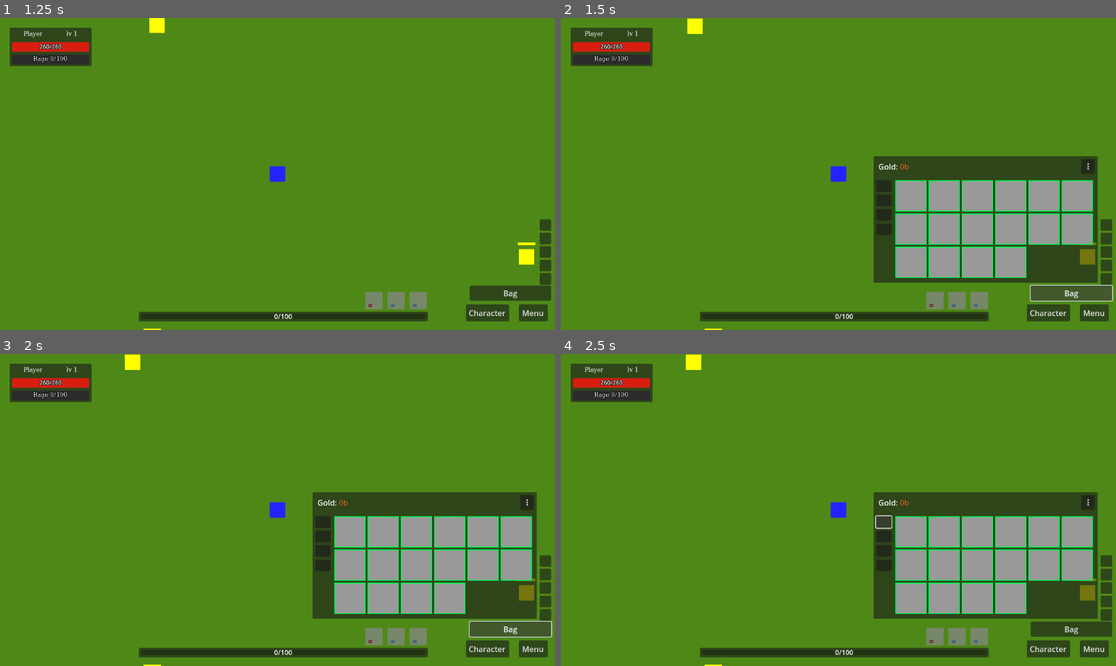
Above: before the commit, frames 1-4 (two rows, left to right).
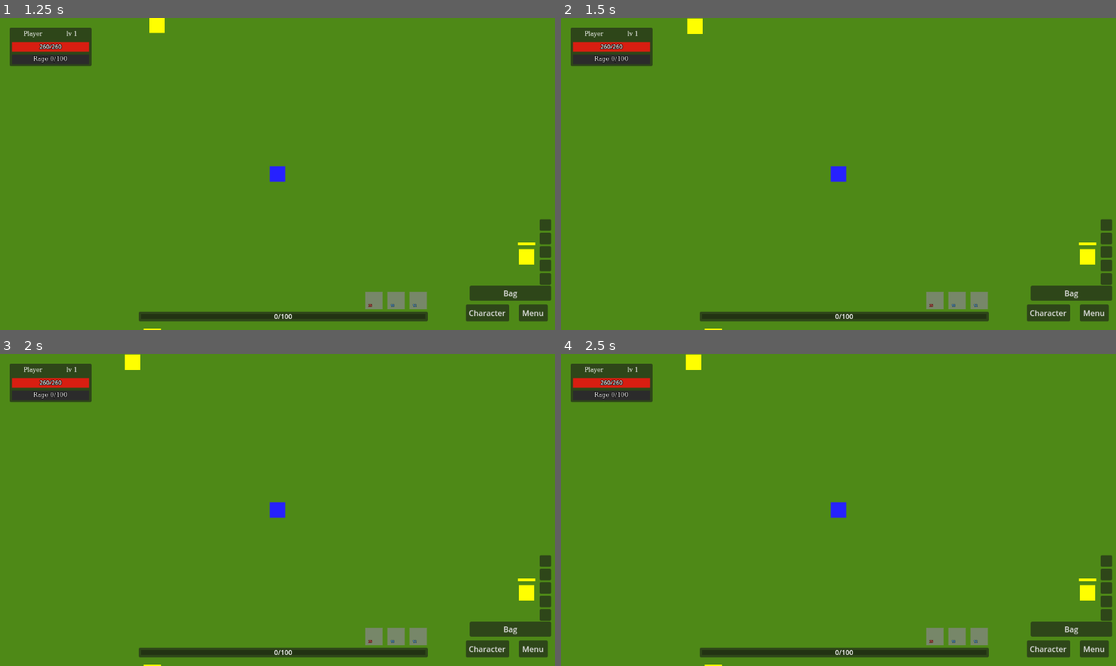
Above: after the commit, the same moments.

Repository: denisshkytko/mmo-mvp-godot
Game: Godot game, scene res://game/scenes/Main.tscn
Same seed, same stepped clock (60 frames per second), same inputs: the game is played once before the commit and once after it. This scene is started directly instead of the project's main scene. The engine's default icon, where the game draws it, is replaced by a stand-in: a white triangle on a blue panel in a dark square.
Inputs (mouse positions are in pixels of both pictures, inside the frame that each line leads up to):
- Up to frame 1 (1.25 s): drag from (416, 301) to (88, 326) at 0.52 s
- Up to frame 2 (1.5 s): click "Bag" at 1.25 s
- Up to frame 3 (2 s): no input
- Up to frame 4 (2.5 s): click (882, 522) at 2.02 s

Frame 1 is identical in both runs. In frame 2, 17% of the frame differs, in the area x 56-100%, y 44-91%; in frame 3, 17%; in frame 4, 16%.

Commit message:
Show mobile HUD on PC for testing

Diff:
--- a/ui/game/hud/mobile/mobile_hud.gd
+++ b/ui/game/hud/mobile/mobile_hud.gd
@@ -28,7 +28,8 @@
 	var mobile_flag := false
 	if ProjectSettings.has_setting("application/config/mobile_ui_enabled"):
 		mobile_flag = bool(ProjectSettings.get_setting("application/config/mobile_ui_enabled"))
-	return mobile_flag \
+	return true \
+		or mobile_flag \
 		or OS.has_feature("mobile") \
 		or OS.has_feature("android") \
 		or OS.has_feature("ios")
